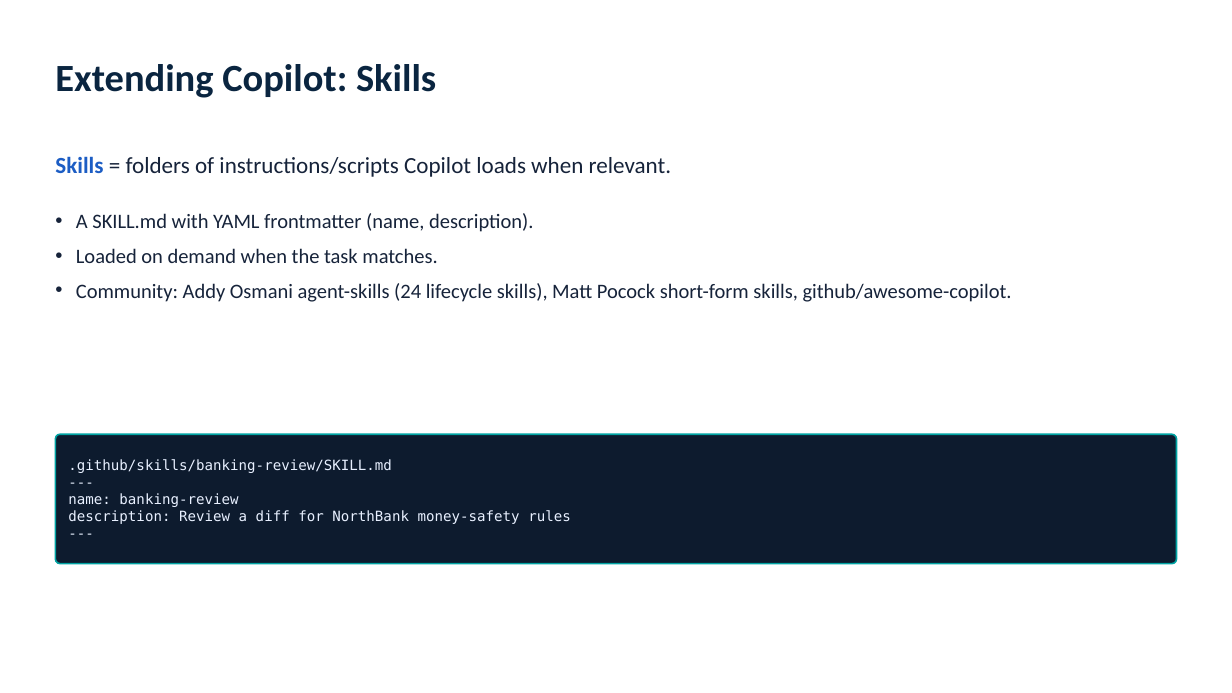
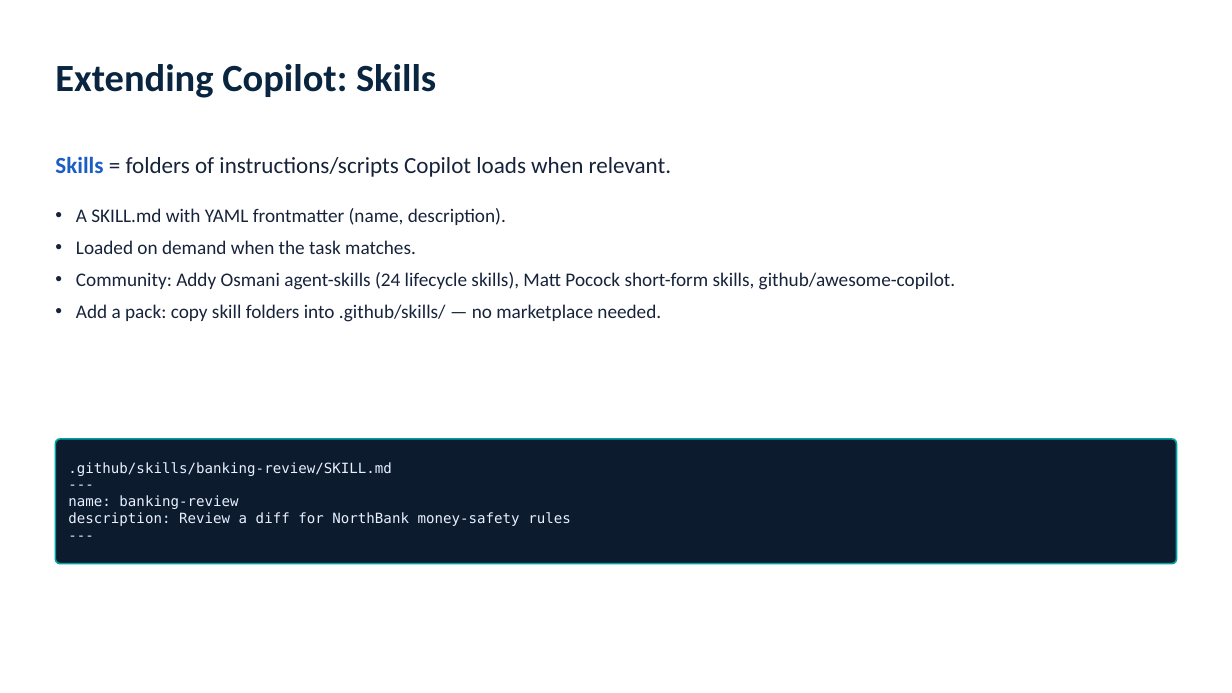
Before and after one commit to amilos/agentic-coding-101, a slide deck: slide 10 of slides/agentic-coding-101.pptx. Drawn at 1232x693 pixels with LibreOffice and Linux fonts; fonts in the diff are those of the drawing. Boxes give left, top, right and bottom in pixels: in the first picture for what was removed or moved away, otherwise in the second. Text is boxed around its words. In the diff, an @@ line names an element or a change of style, - is before the commit and + after.

```diff
--- a/slides/agentic-coding-101.pptx
+++ b/slides/agentic-coding-101.pptx
@@ text at bbox=[76, 208, 955, 290]: size 16 to 15 pt in "A SKILL.md with YAML frontmatter (name, description).", "Loaded on demand when the task matches.", "Community: Addy Osmani agent-skills (24 lifecycle skills), ..."; less space between paragraphs @@
@@ text at bbox=[76, 304, 661, 322]: paragraph added @@
+• Add a pack: copy skill folders into .github/skills/ — no marketplace needed.
@@ rounded rectangle: place and size @@
-rounded rectangle at bbox=[55, 434, 1177, 564]
+rounded rectangle at bbox=[55, 439, 1177, 564]
@@ rounded rectangle at bbox=[55, 439, 1177, 564]: proportions changed @@
```
Also in this commit, not shown: 1 other slide changed, 5 other files.
